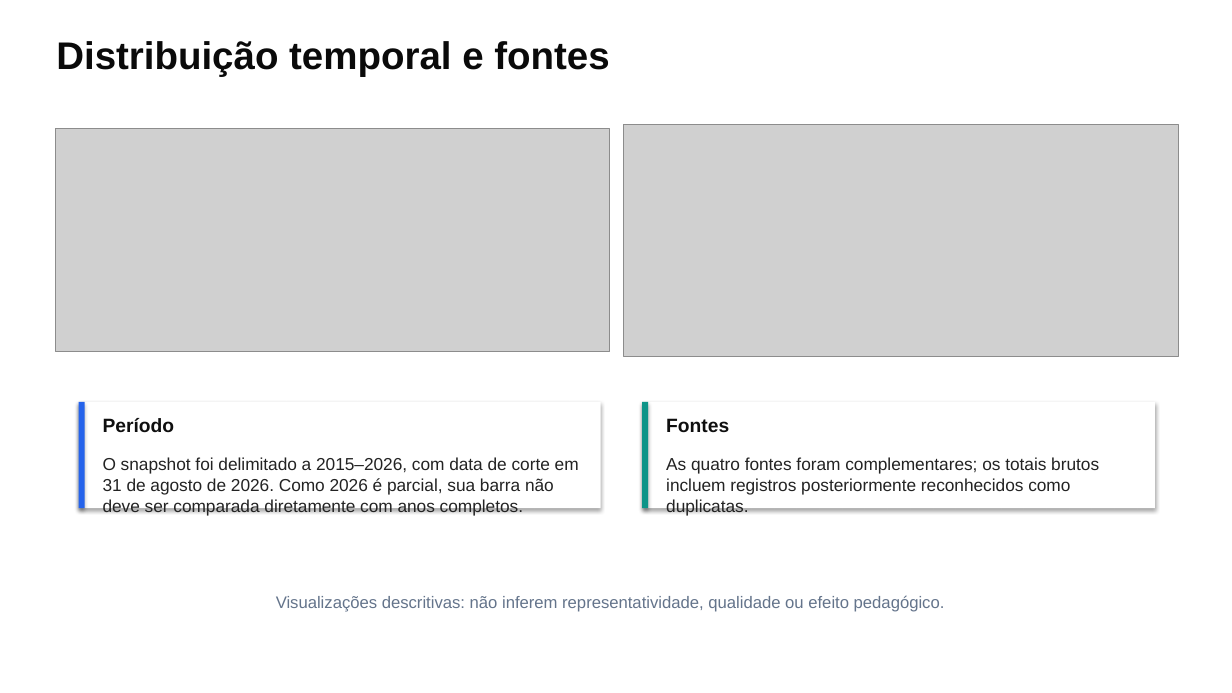
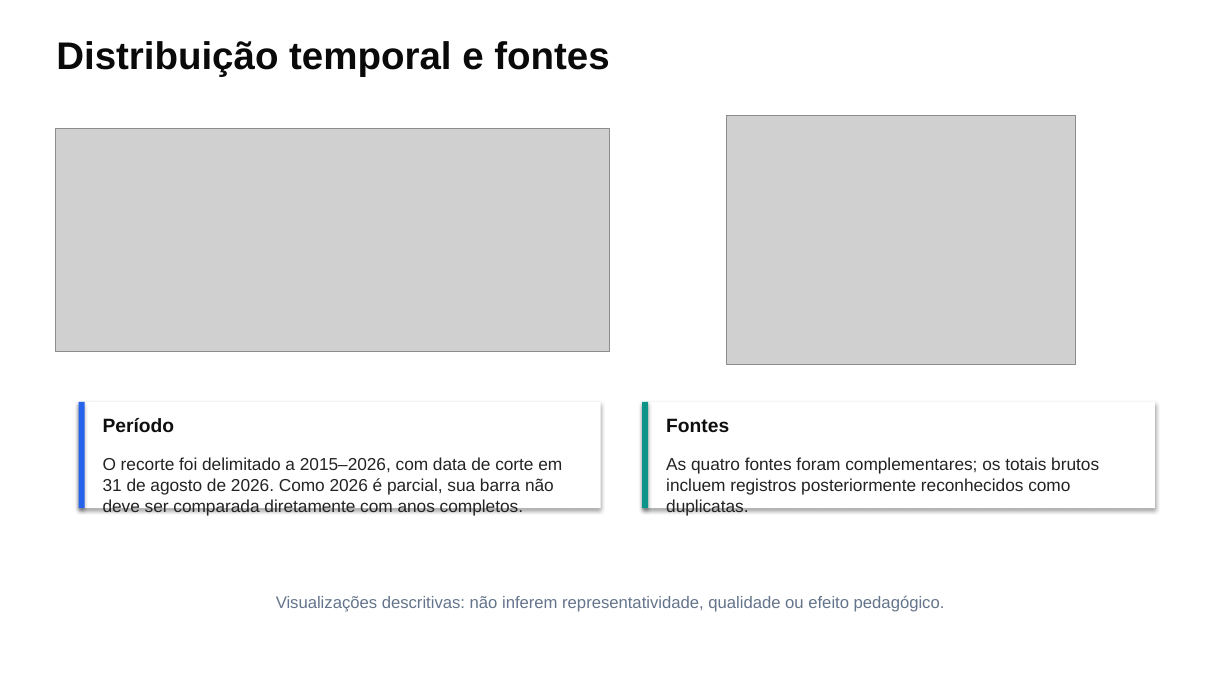
Before and after one commit to thalesfb/ccw, a slide deck: slide 11 of results/tcc/presentation/ensino_personalizado_de_matematica_tcc.pptx. Drawn at 1232x693 pixels with LibreOffice and Linux fonts; fonts in the diff are those of the drawing; grey boxes stand for pictures. Boxes give left, top, right and bottom in pixels: in the first picture for what was removed or moved away, otherwise in the second. Text is boxed around its words. In the diff, an @@ line names an element or a change of style, - is before the commit and + after.

```diff
--- a/results/tcc/presentation/ensino_personalizado_de_matematica_tcc.pptx
+++ b/results/tcc/presentation/ensino_personalizado_de_matematica_tcc.pptx
@@ picture: place and size @@
-picture at (624,125,1178,357)
+picture at (726,116,1076,365)
@@ text at (103,457,562,516): text changed @@
-O snapshot foi delimitado a 2015–2026, com data de corte em 31 de agosto de 2026. Como 2026 é parcial, sua barra não deve ser comparada diretamente com anos completos.
+O recorte foi delimitado a 2015–2026, com data de corte em 31 de agosto de 2026. Como 2026 é parcial, sua barra não deve ser comparada diretamente com anos completos.
```
Also in this commit, not shown: 10 other slides changed, 3 slides added, 3 slides removed, 58 other files.
